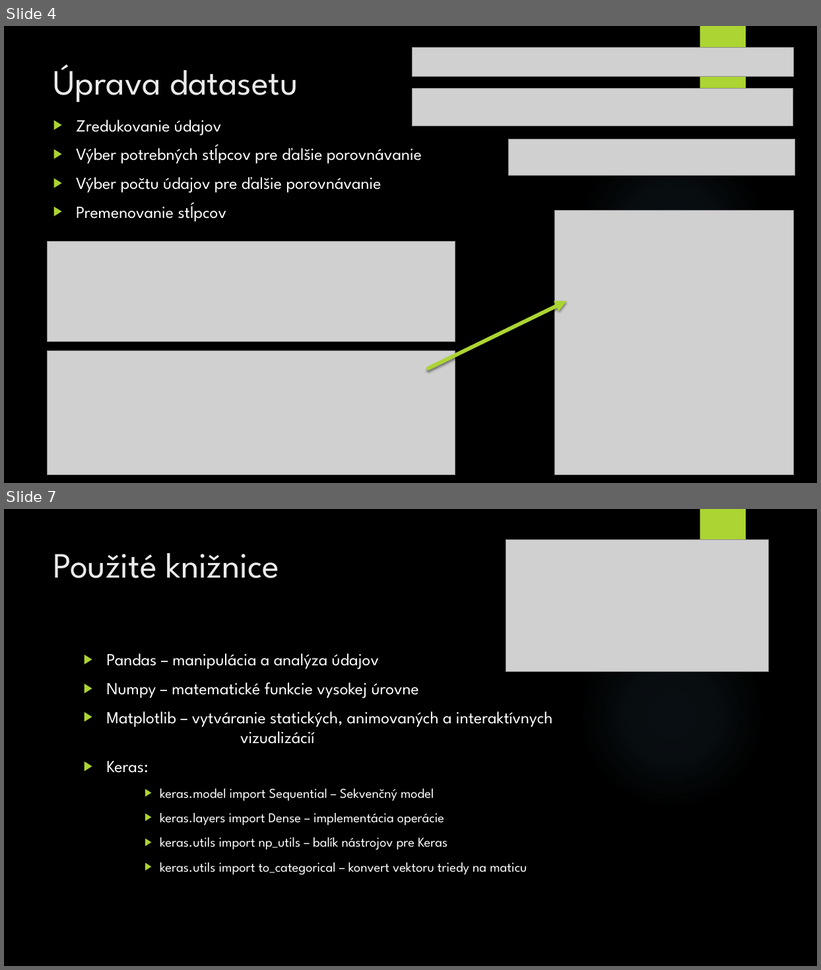
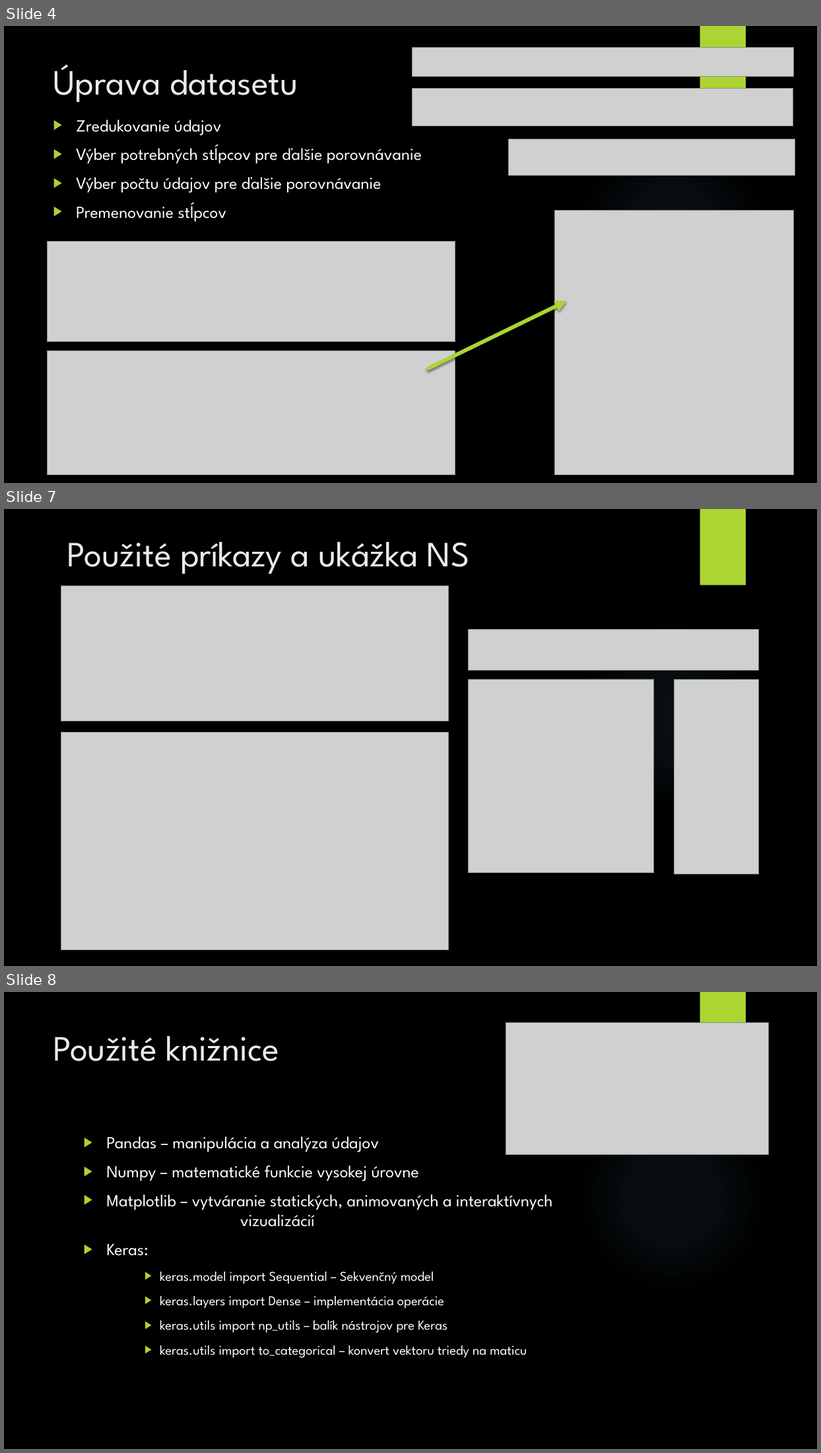
Before and after one commit to galis30/Galko_NS2020, a slide deck: prezentacia.pptx. Shown one above the other, each under a label of ours: slides 4 and 7 before the commit, slides 4, 7 and 8 after it; the slides between them are not shown. The pictures are 821x970 and 821x1453 pixels, drawn with LibreOffice and Linux fonts; fonts in the diff are those of the drawing; grey boxes stand for pictures; background and template pictures are left out. Boxes give left, top, right and bottom in pixels: in the first picture for what was removed or moved away, otherwise in the second. Text is boxed around its words. In the diff, an @@ line names an element or a change of style, - is before the commit and + after.

```diff
--- a/prezentacia.pptx
+++ b/prezentacia.pptx
@@ slide 7 added at [4, 509, 817, 966], background picture (left out); not listed: 2 template elements that a slide beside it also shows @@
@@ title added at [67, 542, 469, 574], 42 pt, text #EBEBEB @@
+Použité príkazy a ukážka NS
@@ picture added at [61, 586, 449, 722] @@
@@ picture added at [469, 630, 759, 671] @@
@@ picture added at [469, 679, 654, 873] @@
@@ picture added at [675, 679, 759, 875] @@
@@ picture added at [61, 732, 449, 950] @@
@@ what was slide 7 is now slide 8 @@
```
Also in this commit, not shown: 3 slides changed.
